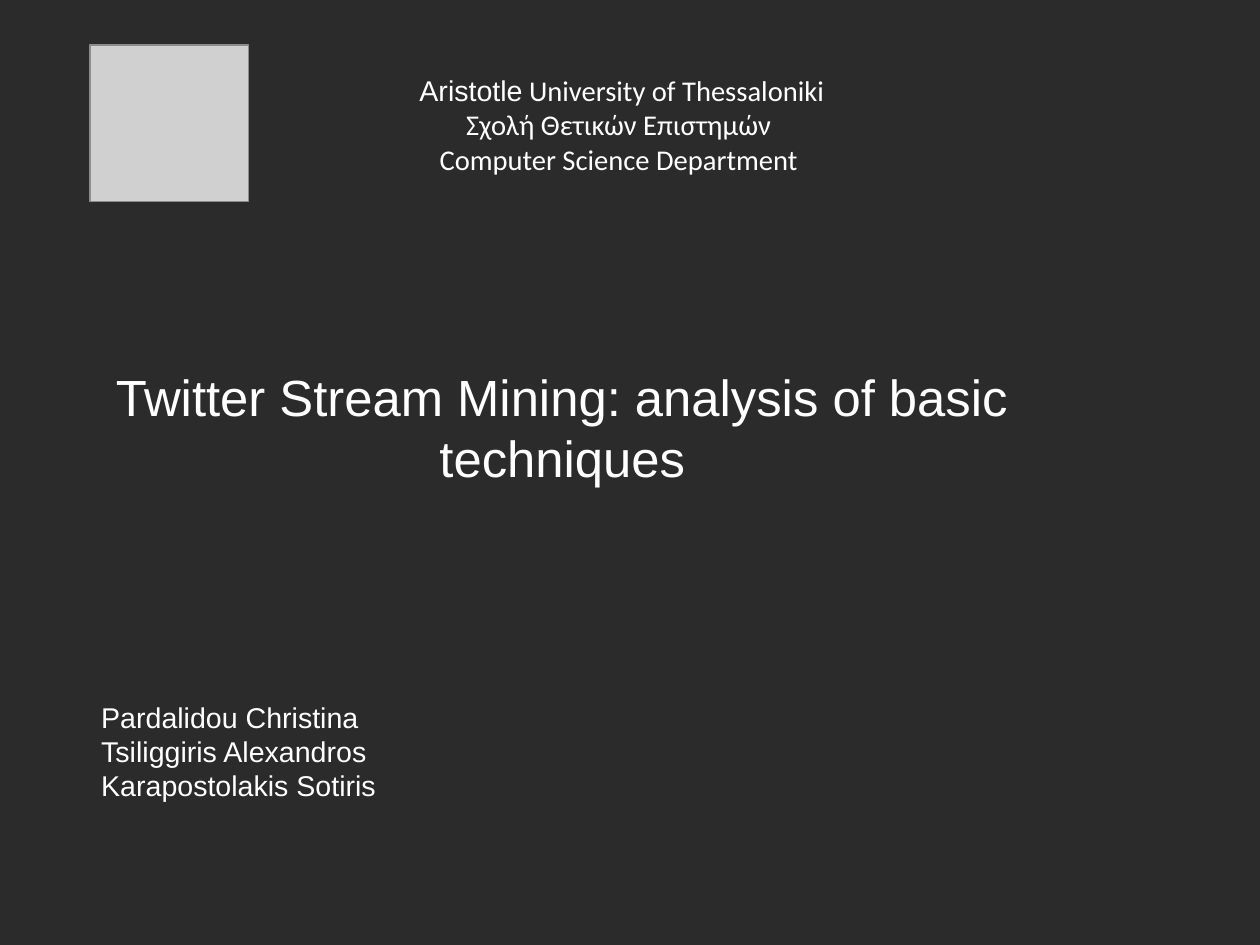
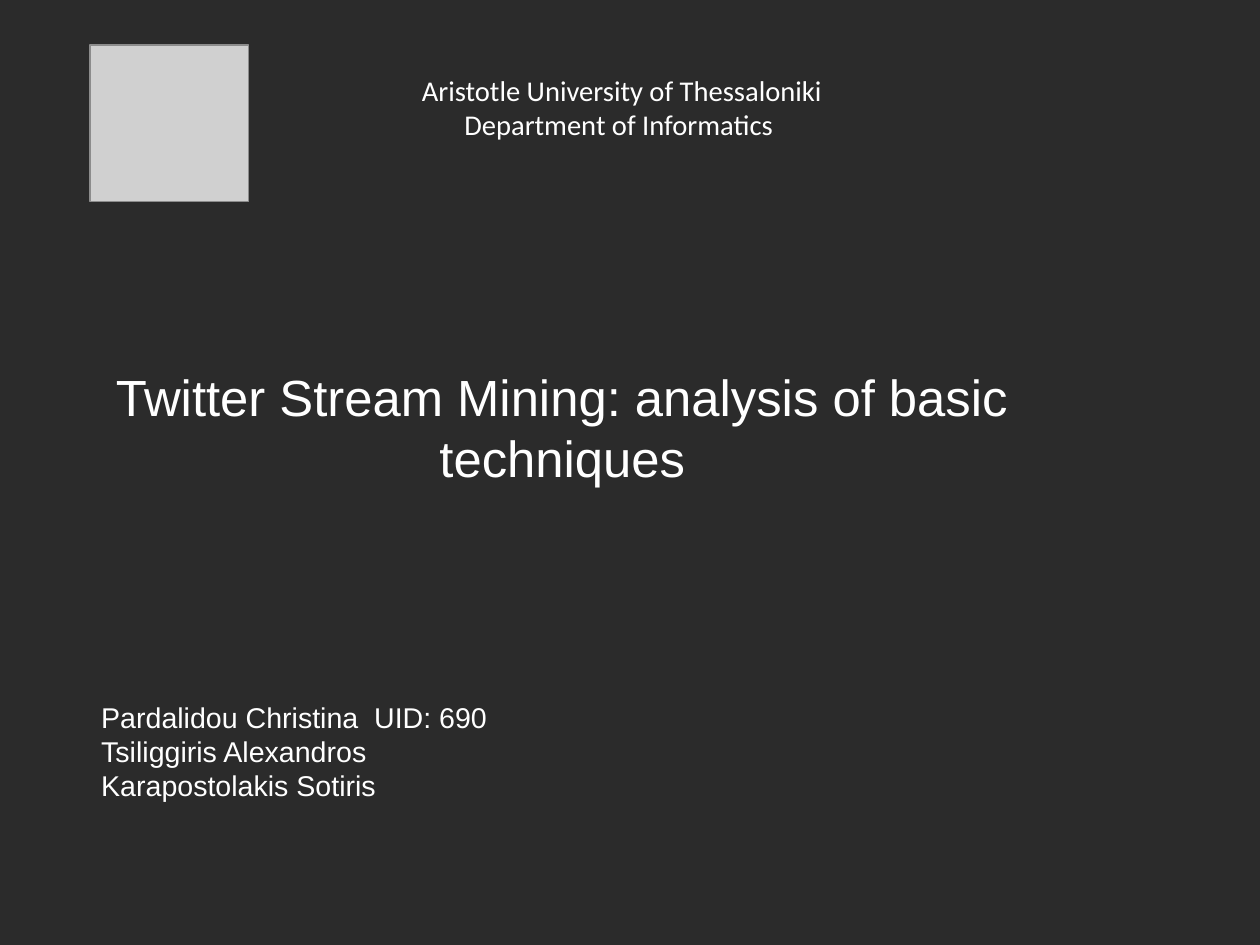
Before and after one commit to alextsil/twitter-topic-detection-and-analysis, a slide deck: slide 1 of parousiasi/presentation.odp. Drawn at 1260x945 pixels with LibreOffice and Linux fonts; fonts in the diff are those of the drawing; grey boxes stand for pictures; background and template pictures are left out; a plain dark background stands for a picture behind light text. Boxes give left, top, right and bottom in pixels: in the first picture for what was removed or moved away, otherwise in the second. Text is boxed around its words. In the diff, an @@ line names an element or a change of style, - is before the commit and + after.

Commit message:
small corrections - presentation

```diff
--- a/parousiasi/presentation.odp
+++ b/parousiasi/presentation.odp
@@ text at (422,81,822,106): font Arial to Calibri in "Aristotle" @@
@@ text at (464,115,773,140): text changed @@
-Σχολή Θετικών Επιστημών
-Computer Science Department
+Department of Informatics
@@ text at (101,707,487,729): text changed @@
-Pardalidou Christina
+Pardalidou Christina UID: 690
```
